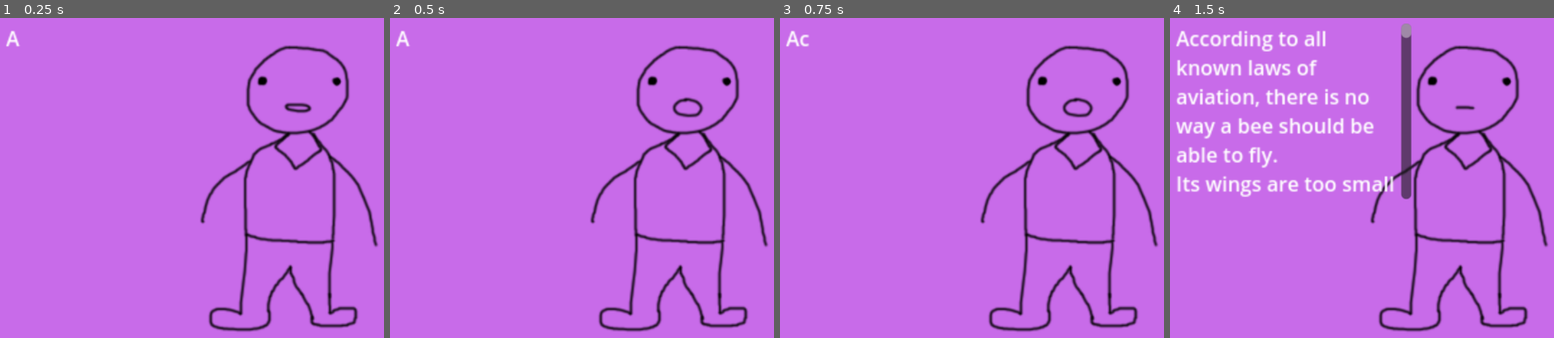
Above: before the commit, frames 1-4 (left to right).
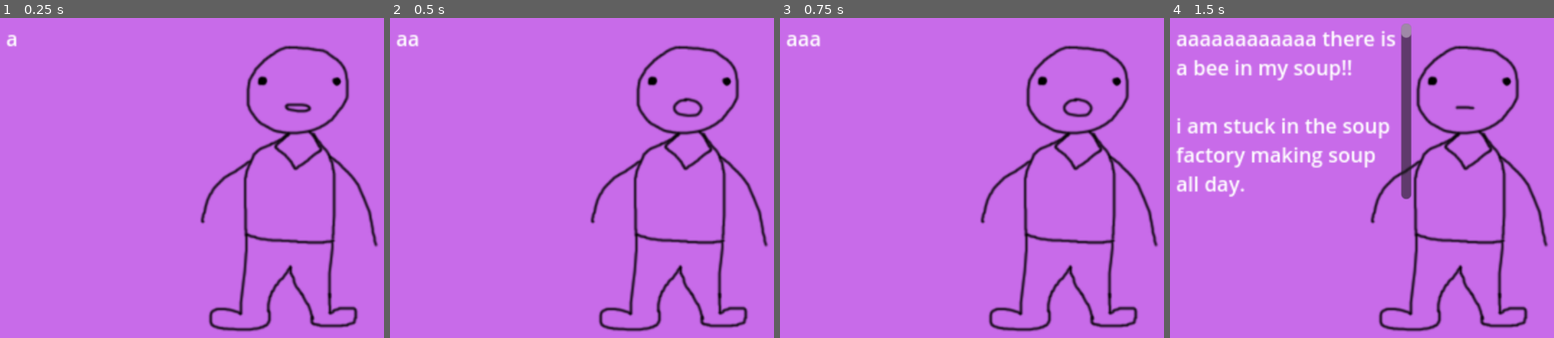
Above: after the commit, the same moments.

Repository: Viggzta/gmtk-jam-2024
Game: Godot game, scene res://scenes/test/henrik/intro_test.tscn
Same seed, same stepped clock (60 frames per second), same inputs: the game is played once before the commit and once after it. This scene is started directly instead of the project's main scene. Sound files missing from this copy of the repository are replaced by a short silence.
Inputs (mouse positions are in pixels of both pictures, inside the frame that each line leads up to):
- Up to frame 1 (0.25 s): no input
- Up to frame 2 (0.5 s): no input
- Up to frame 3 (0.75 s): tap Enter at 0.5 s; move the mouse to (1037, 158) at 0.52 s; press the mouse at (1037, 158) at 0.53 s; hold D (right) from 0.53 s (still down)
- Up to frame 4 (1.5 s): tap Space (conversation_skip) at 1.25 s; move the mouse to (outside the picture) at 1.27 s; release D (right) at 1.28 s; release the mouse at (outside the picture) at 1.28 s; hold S (down) from 1.28 s (still down); right-click (outside the picture) at 1.35 s

The runs differ from the first frame. In frame 1, less than 0.1% of the frame differs, in the area x 1-6%, y 3-10%; in frame 2, 0.2%; in frame 3, 0.2%; in frame 4, 8.4%, in the area x 1-59%, y 3-56%.

Commit message:
beeeees! soup factory

Diff:
--- a/src/scenes/boss/boss.gd
+++ b/src/scenes/boss/boss.gd
@@ -57,7 +57,7 @@
 		message.text += current_message[character_index]
 		var wait_time_char: float = _talker.play_and_get_length(current_message[character_index])
 		if wait_time_char > 0.0:
-			timer = wait_time_char
+			timer = wait_time_char / 2
 		else:
 			timer = time_per_character
 		character_index += 1
--- a/src/scenes/fx/talker.gd
+++ b/src/scenes/fx/talker.gd
@@ -35,8 +35,9 @@
 func play_and_get_length(letter: String) -> float:
 	var small_letter: String = letter.to_lower()
 	if _sound_dictionary.has(small_letter):
-		audio_stream_player_2d.stream = _sound_dictionary[small_letter]
-		audio_stream_player_2d.play()
-		return audio_stream_player_2d.stream.get_length()
+		var playback: AudioStreamPlaybackPolyphonic = audio_stream_player_2d.get_stream_playback()
+		var stream: AudioStream = _sound_dictionary[small_letter]
+		playback.play_stream(stream, 0, 0, randf_range(0.9, 1.1))
+		return stream.get_length()
 	else:
 		return 0.0
--- a/src/scenes/fx/talker.tscn
+++ b/src/scenes/fx/talker.tscn
@@ -1,10 +1,15 @@
-[gd_scene load_steps=2 format=3 uid="uid://ch0vxbilwjt7y"]
+[gd_scene load_steps=3 format=3 uid="uid://ban5w4vkgugk0"]
 
 [ext_resource type="Script" path="res://scenes/fx/talker.gd" id="1_1c1ei"]
+
+[sub_resource type="AudioStreamPolyphonic" id="AudioStreamPolyphonic_1d7e4"]
 
 [node name="Talker" type="Node2D"]
 script = ExtResource("1_1c1ei")
 
 [node name="AudioStreamPlayer2D" type="AudioStreamPlayer2D" parent="."]
+stream = SubResource("AudioStreamPolyphonic_1d7e4")
 volume_db = 24.0
+autoplay = true
+stream_paused = true
 bus = &"FX"
--- a/src/scenes/test/henrik/intro_test.gd
+++ b/src/scenes/test/henrik/intro_test.gd
@@ -4,7 +4,13 @@
 # Called when the node enters the scene tree for the first time.
 func _ready() -> void:
 	var intro_boss : Boss = BOSS.instantiate()
-	intro_boss.initialize(["According to all known laws of aviation, there is no way a bee should be able to fly.
+	intro_boss.initialize(["aaaaaaaaaaaa there is a bee in my soup!!
+
+i am stuck in the soup factory making soup all day.
+
+someone please save me
+
+According to all known laws of aviation, there is no way a bee should be able to fly.
 Its wings are too small to get its fat little body off the ground.
 The bee, of course, flies anyway because bees don't care what humans think is impossible.
 Yellow, black. Yellow, black. Yellow, black. Yellow, black.
